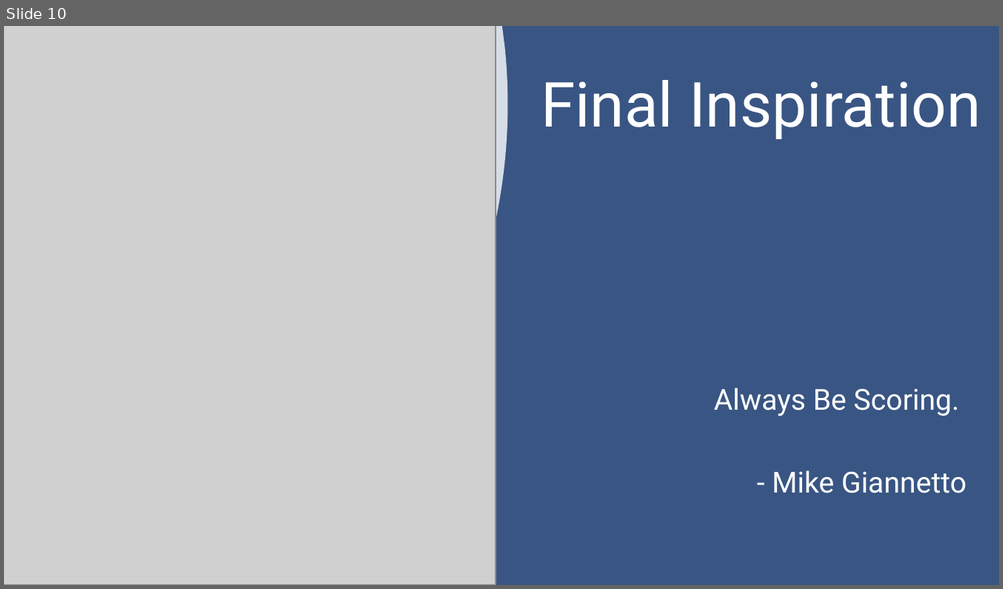
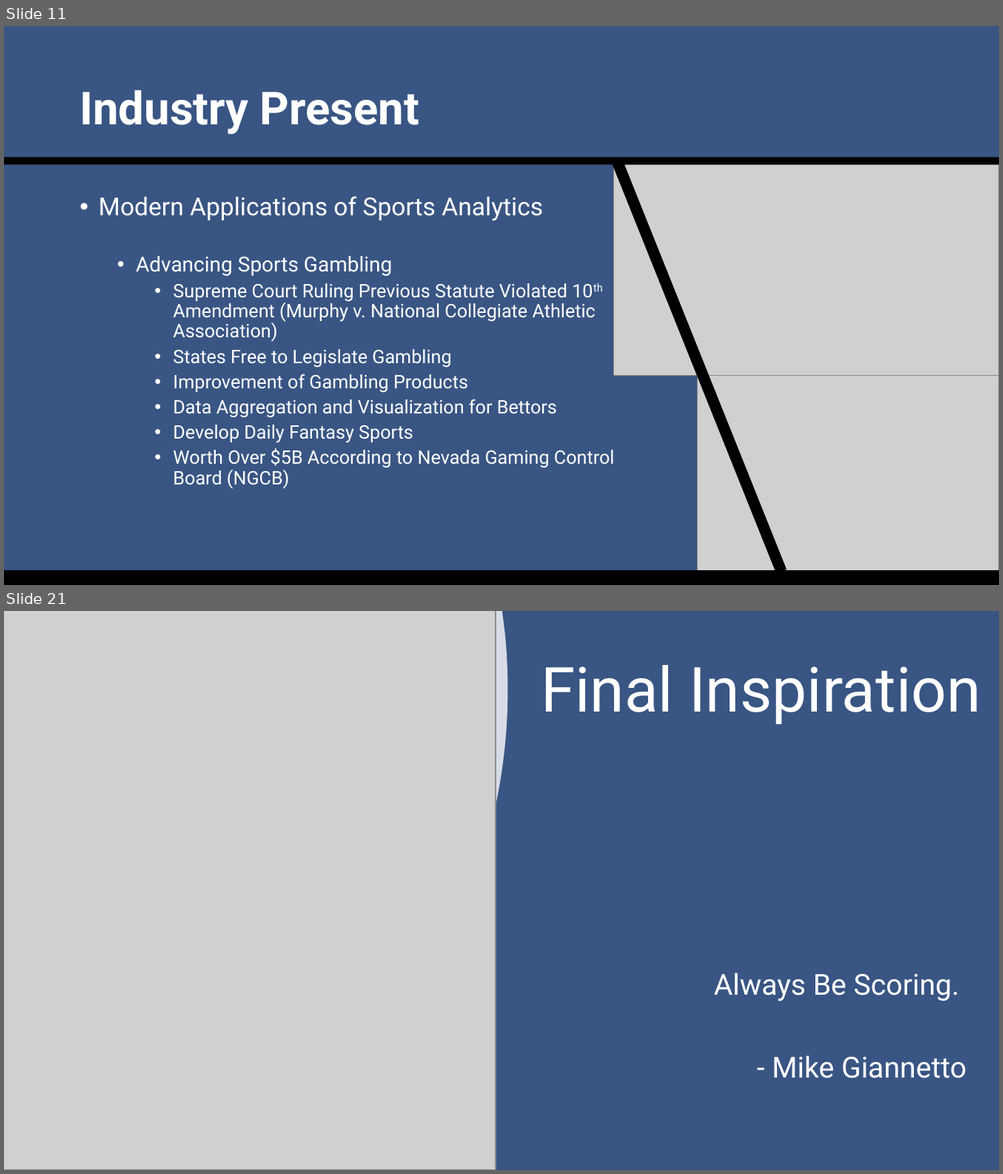
Before and after one commit to SuperMarioGiacomazzo/STOR390_WEBSITE, a slide deck: Slides/Sports Analytics 3/Sports_Analytics_3_Lecture.pptx. Shown one above the other, each under a label of ours: slide 10 before the commit, slides 11 and 21 after it; the slides between them are not shown. The pictures are 1003x589 and 1003x1174 pixels, drawn with LibreOffice and Linux fonts; fonts in the diff are those of the drawing; grey boxes stand for pictures. Boxes give left, top, right and bottom in pixels: in the first picture for what was removed or moved away, otherwise in the second. Text is boxed around its words. In the diff, an @@ line names an element or a change of style, - is before the commit and + after.

```diff
--- a/Slides/Sports Analytics 3/Sports_Analytics_3_Lecture.pptx
+++ b/Slides/Sports Analytics 3/Sports_Analytics_3_Lecture.pptx
@@ slide 11 added at (4,26,999,585), background #395583 @@
@@ title added at (79,90,419,134), 44 pt, text #FFFFFF, bold @@
+Industry Present
@@ rectangle added at (4,157,999,165), fill #000000 @@
@@ rectangle added at (611,157,786,574), fill #000000 @@
@@ picture added at (614,165,999,376) @@
@@ text added at (99,196,614,489), 18 pt, text #FFFFFF @@
+• Modern Applications of Sports Analytics
+  • Advancing Sports Gambling
+    • Supreme Court Ruling Previous Statute Violated 10th Amendment (Murphy v. National Collegiate Athletic Association)
+    • States Free to Legislate Gambling
+    • Improvement of Gambling Products
+    • Data Aggregation and Visualization for Bettors
+    • Develop Daily Fantasy Sports
+    • Worth Over $5B According to Nevada Gaming Control Board (NGCB)
@@ picture added at (697,375,999,585) @@
@@ rectangle added at (4,571,999,585), fill #000000 @@
@@ what was slide 10 is now slide 21 @@
```
Also in this commit, not shown: 5 slides changed, 13 other slides added, 3 slides removed, 3 other files.
